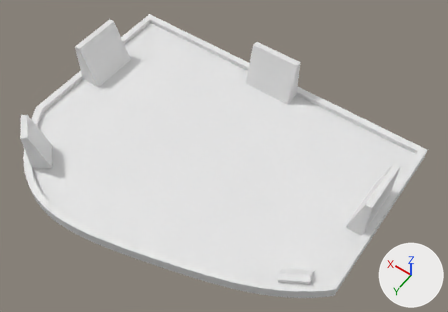
One commit to the Blender file Design/Lid.blend: the scene before it, then after it.
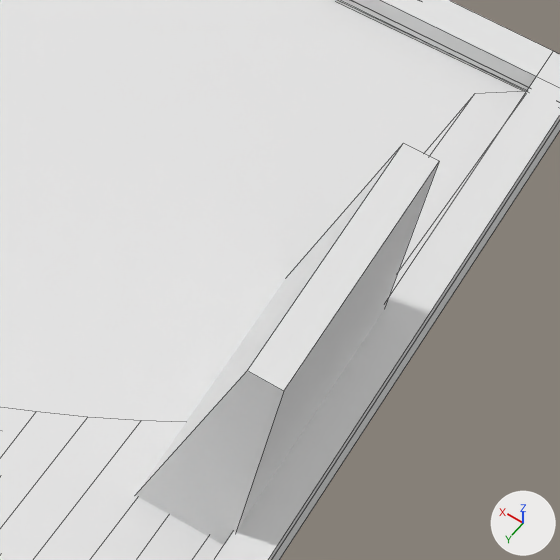
The first picture shows the older version from a camera (50 mm lens) standing at (-59.3, 97.4, 123.1) and looking at (-5.5, 22.2, 4.9). The close-ups show both versions on the part from 72% to 94% of the width and 44% to 77% of the height of that picture; other places that the commit changed are outside them. The lights are fixed; the arrows at lower right show +X, +Y and +Z. The close-ups show mesh edges as thin lines.

Before the edit, the objects in view are built like this:
```python
me_cube_001 = bpy.data.meshes.new('Cube.001')
me_cube_001.from_pydata(...)  # 8 vertices, 6 faces; spans x -0.397..0.478, y 0.384..0.67, z -0.351..0.416
# before: 2 (-0.397, 0.486, -0.351) at pixel (247, 370), 3 (-0.397, 0.67, 0.416), 6 (0.478, 0.486, -0.351) at pixel (403, 143), 7 (0.478, 0.67, 0.416)
me_mesh = bpy.data.meshes.new('Mesh')
me_mesh.from_pydata(...)  # 508 vertices, 313 faces; spans x -1.97..1.95, y -0.16..-0.02, z -2.07..0.88
me_mesh.polygons.foreach_set('use_smooth', [True] * 313)
ob_cube_001 = bpy.data.objects.new('Cube.001', me_cube_001)
ob_cube_001.location = (-48.72, 14.64, 7.88)
ob_cube_001.rotation_euler = (0.0, 0.0, 1.571)  # degrees (0, 0, 90)
ob_cube_001.scale = (-15.4, -15.4, -15.4)
ob_nurbspath = bpy.data.objects.new('NurbsPath', me_mesh)
ob_nurbspath.location = (0.39, 37.27, -0.69)
ob_nurbspath.rotation_euler = (-1.571, 0.0, 0.0)  # degrees (-90, 0, 0)
ob_nurbspath.scale = (22.8, 22.8, 22.8)
```
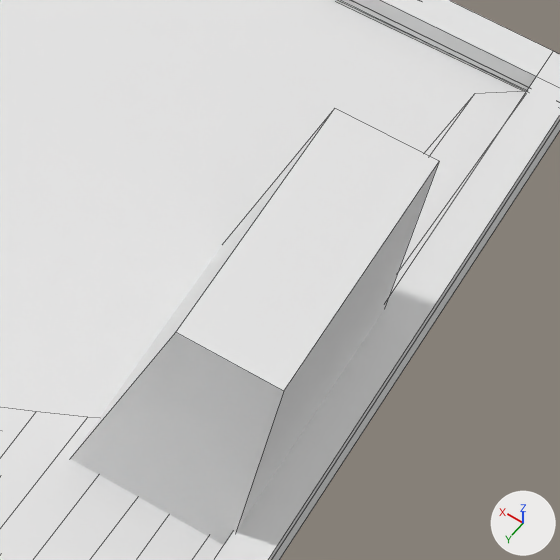
The change in detail:
me_cube_001 has 8 vertices, 6 faces and spans x -0.397..0.478, y 0.384..0.67, z -0.351..0.416.
me_cube_001 is used by ob_cube_001; location (-48.72, 14.64, 7.88); rotation (0.0, 0.0, 1.571), in degrees (0, 0, 90); scale (-15.4, -15.4, -15.4).
Part 1, on me_cube_001:
Vertices 2, 3, 6, 7 of me_cube_001 move by (0.0, 0.199, 0.0).

Pixel boxes (x1, y1, x2, y2) of what changed, in the close-ups (560 x 560 px):
'Cube.001', reshaped (22% wider, 8% taller)
    before: (136, 143, 439, 545)
    after: (70, 109, 439, 545)
